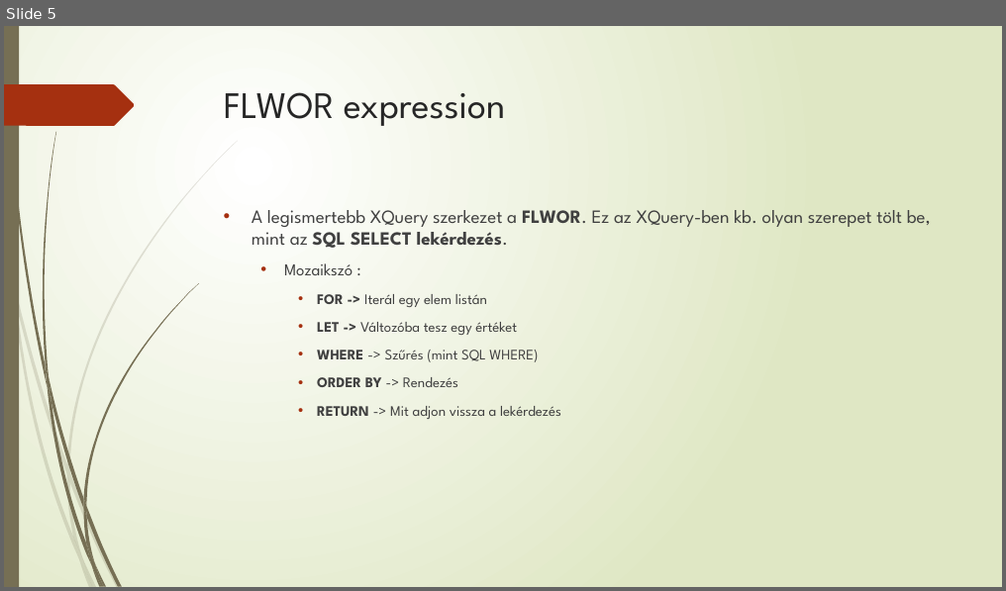
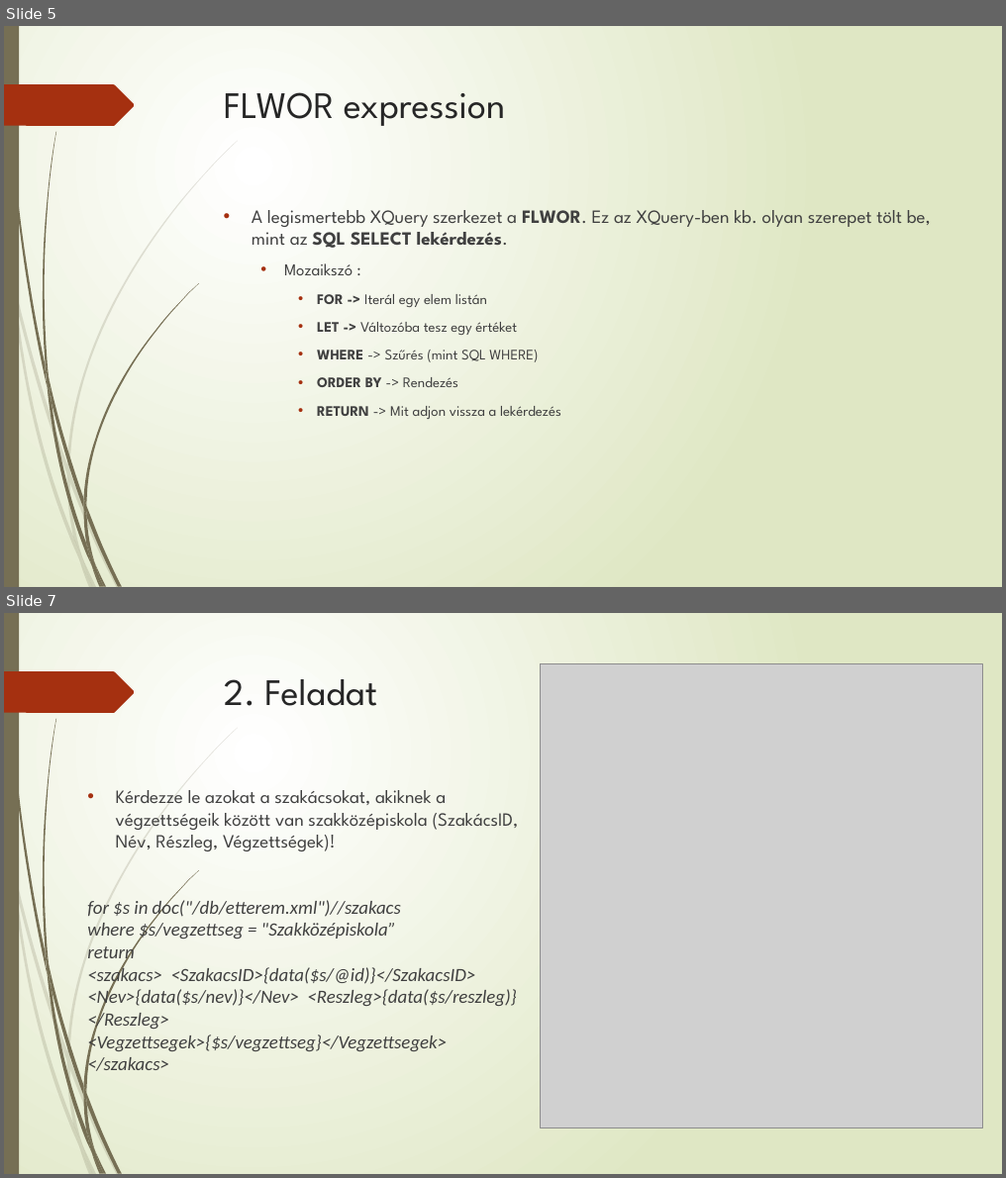
Before and after one commit to szaloczy/Y4O4X0_MDBPract, a slide deck: Y4O4X0_0318/Xquery.pptx. Shown one above the other, each under a label of ours: slide 5 before the commit, slides 5 and 7 after it; the slides between them are not shown. The pictures are 1006x591 and 1006x1178 pixels, drawn with LibreOffice and Linux fonts; fonts in the diff are those of the drawing; grey boxes stand for pictures. Boxes give left, top, right and bottom in pixels: in the first picture for what was removed or moved away, otherwise in the second. Text is boxed around its words. In the diff, an @@ line names an element or a change of style, - is before the commit and + after.

```diff
--- a/Y4O4X0_0318/Xquery.pptx
+++ b/Y4O4X0_0318/Xquery.pptx
@@ slide 7 added at (4, 613, 1002, 1174), background gradient #FFFFFF to #DFE8C4; not listed: 24 template elements that a slide beside it also shows @@
@@ picture added at (540, 663, 982, 1129) @@
@@ title added at (224, 679, 377, 706), 36 pt, text #262626 @@
+2. Feladat
@@ text added at (87, 790, 519, 1075), 18 pt, text #404040, italic @@
+• Kérdezze le azokat a szakácsokat, akiknek a végzettségeik között van szakközépiskola (SzakácsID, Név, Részleg, Végzettségek)!
+for $s in doc("/db/etterem.xml")//szakacs
+where $s/vegzettseg = "Szakközépiskola”
+return
+<szakacs> <SzakacsID>{data($s/@id)}</SzakacsID> <Nev>{data($s/nev)}</Nev> <Reszleg>{data($s/reszleg)}</Reszleg> <Vegzettsegek>{$s/vegzettseg}</Vegzettsegek>
+</szakacs>
```
Also in this commit, not shown: 2 slides changed, 4 other slides added, 2 other files.
